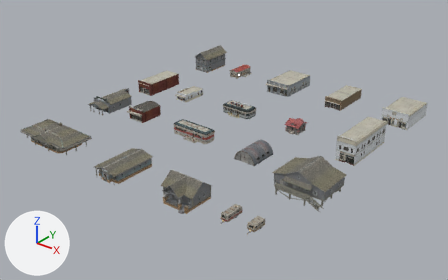
Two versions of the glTF model komuta/assets/world/b_rural.glb, one commit apart.
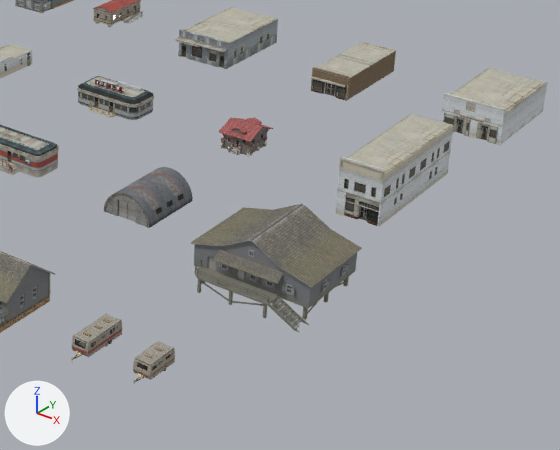
Each version appears first whole from a camera (50 mm lens) standing at (154.8, -174.6, 110.7) and looking at (7.3, 9.8, -3.6), and next in a close-up on the part from 42% to 97% of the width and 24% to 94% of the height. Lighting does not change. The marker at lower left points along +X, +Y and +Z. The older version's two pictures come first. Where no turn or scale is listed for an object, it has been applied to the vertices.

In view in the first close-up: 'Rural_Diner_1_Rural_Facade_FLR_2_0', 'Rural_Diner_2_Rural_Facade_FLR_2_0', 'Rural_QuonsetHut_1_Rural_Industrial_Walls_FLR_1_0', 'Rural_StoreSmall_4_Rural_Facade_FLR_2_0', 'Rural_StoreSmall_4_Rural_Midcity_Walls_FLR_1_0', 'Rural_StoreSmall_6_Rural_Facade_FLR_2_0', 'Rural_StoreSmall_6_Rural_Midcity_Facade_FLR_2_0', 'Rural_StoreSmall_7_Rural_Facade_FLR_2_0', 'Rural_StoreSmall_8_Rural_Facade_FLR_2_0', 'Rural_StoreSmall_8_Rural_Midcity_Walls_FLR_1_0', 'Rural_TrailerH_1_Rural_Trailer_Stuff_1_0', 'Rural_TrailerH_2_Rural_Trailer_Stuff_1_0', 'Rural_WoodenBuilding_1_Rural_Housetrim_1_0', 'Rural_WoodenBuilding_1_Rural_Walltrim_1_0' and 12 more.
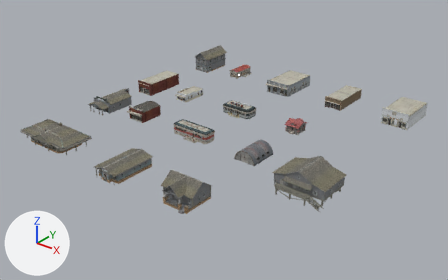
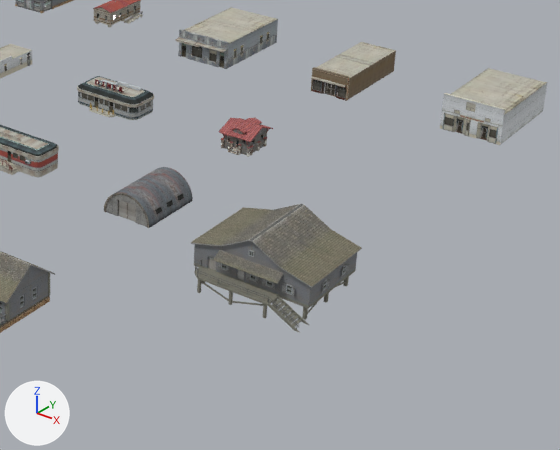
What differs and where, as boxes [x1, y1, x2, y2] in the close-ups (560 x 450 px):
'Rural_StoreSmall_4_Rural_Midcity_Walls_FLR_1_0', deleted
    before: [335, 125, 454, 227]
'Rural_StoreSmall_4_Rural_Facade_FLR_2_0', deleted
    before: [339, 114, 453, 226]
'Rural_TrailerH_1_Rural_Trailer_Stuff_1_0', deleted
    before: [71, 314, 122, 363]
'Rural_TrailerH_2_Rural_Trailer_Stuff_1_0', deleted
    before: [133, 341, 175, 385]

The edits, one by one:
Object 'Rural_StoreSmall_4_Rural_Midcity_Walls_FLR_1_0' (ob_rural_storesmall_4_rural_midcity_walls_flr_1_0) is deleted.
Object 'Rural_StoreSmall_4_Rural_Facade_FLR_2_0' (ob_rural_storesmall_4_rural_facade_flr_2_0) is deleted.
Object 'Rural_TrailerH_1_Rural_Trailer_Stuff_1_0' (ob_rural_trailerh_1_rural_trailer_stuff_1_0) is deleted.
Object 'Rural_TrailerH_2_Rural_Trailer_Stuff_1_0' (ob_rural_trailerh_2_rural_trailer_stuff_1_0) is deleted.
